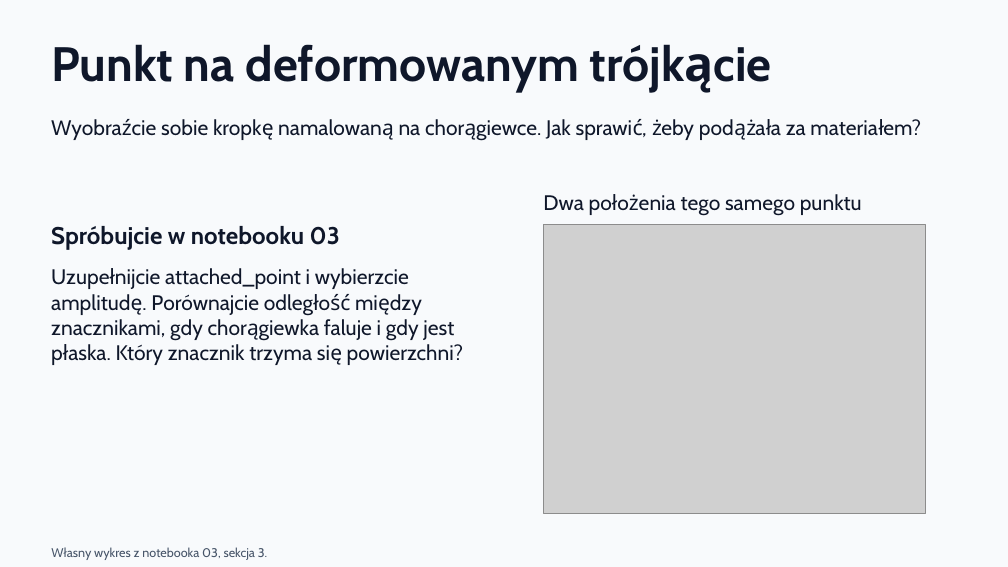
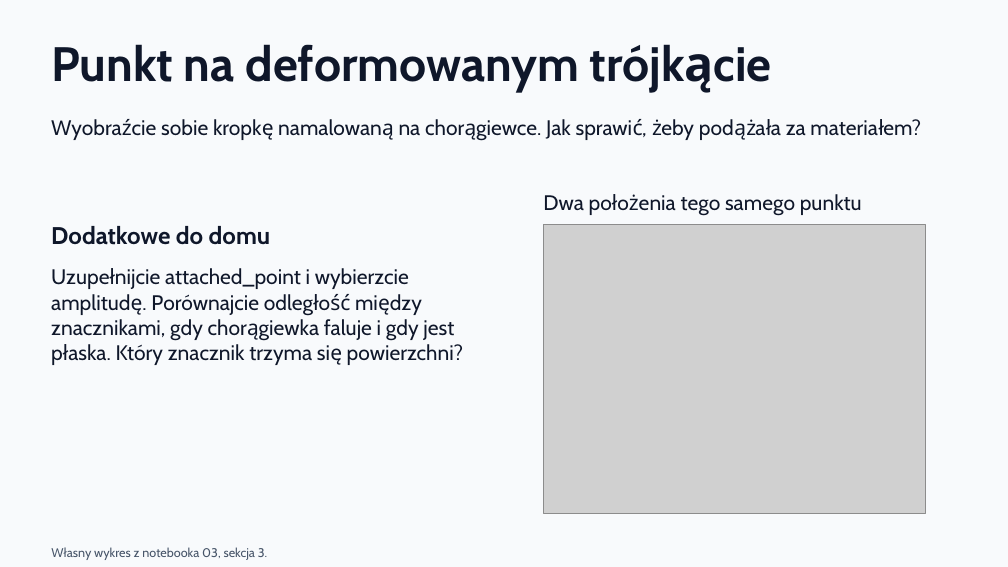
Before and after one commit to KajetanOzog/lab_6, a slide deck: slide 47 of prezentacja.pptx (slide 46 before the commit). Drawn at 1008x567 pixels with LibreOffice and Linux fonts; fonts in the diff are those of the drawing; grey boxes stand for pictures. Boxes give left, top, right and bottom in pixels: in the first picture for what was removed or moved away, otherwise in the second. Text is boxed around its words. In the diff, an @@ line names an element or a change of style, - is before the commit and + after.

```diff
--- a/prezentacja.pptx
+++ b/prezentacja.pptx
@@ text at (x1=51, y1=226, x2=271, y2=245): text changed @@
-Spróbujcie w notebooku 03
+Dodatkowe do domu
```
Also in this commit, not shown: 1 other slide changed, 2 slides added, 1 slide removed, 4 other files.
